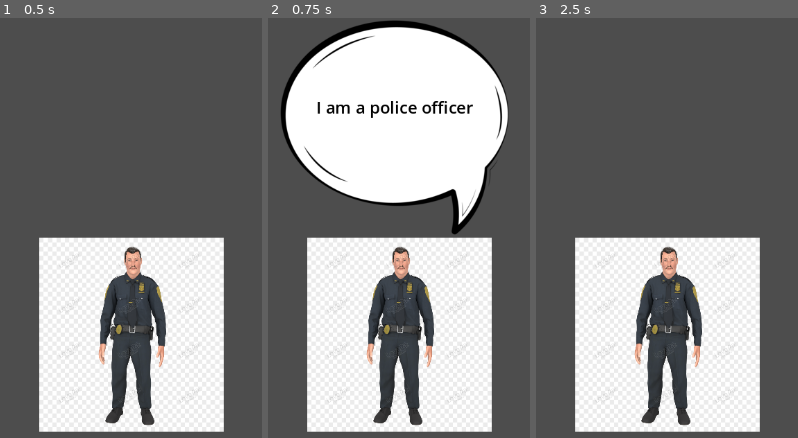
Above: before the commit, frames 1-3 (left to right).
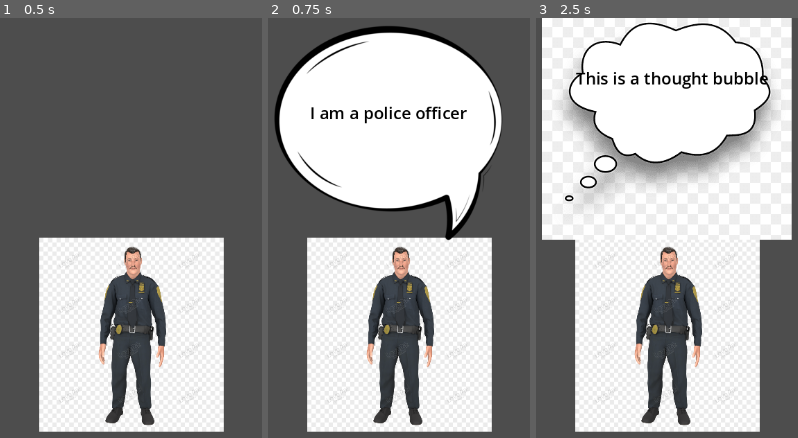
Above: after the commit, the same moments.

Repository: Nauviax/noirgame
Game: Godot game, scene res://Level/HarukaTest/HarukaTestLevel.tscn
The game is run twice, just before and just after one commit, with the same random seed, the same clock (stepped at 60 frames per second) and the same inputs.
Inputs (mouse positions are in pixels of both pictures, inside the frame that each line leads up to):
- Up to frame 1 (0.5 s): no input
- Up to frame 2 (0.75 s): tap Enter at 0.5 s; move the mouse to (399, 333) at 0.52 s; click (399, 333) at 0.67 s
- Up to frame 3 (2.5 s): tap Space at 1.25 s; move the mouse to (outside the picture) at 1.27 s; click (outside the picture) at 1.42 s; tap Enter at 2 s; move the mouse to (756, 144) at 2.02 s; click (756, 144) at 2.17 s

Frame 1 is identical in both runs. In frame 2, 7.8% of the frame differs, in the area x 2-92%, y 0-54%; in frame 3, 50%, in the area x 2-98%, y 0-53%.

Commit message:
feat: thought bubble periodically showing and dismiss on speech bubble showing

Diff:
--- a/Character/Police/police_character.tscn
+++ b/Character/Police/police_character.tscn
@@ -24,6 +24,12 @@
 scale = Vector2(0.30893, 0.324507)
 sprite_frames = SubResource("SpriteFrames_pl3jf")
 
+[node name="SpeechBubble" parent="." index="1"]
+offset_left = -9.0
+offset_top = 8.0
+offset_right = 31.0
+offset_bottom = 48.0
+
 [node name="TextureRect" parent="SpeechBubble" index="0"]
 offset_left = -186.0
 offset_top = -483.0
@@ -38,6 +44,24 @@
 text = "I am a police officer
 "
 
+[node name="ThoughtBubble" parent="." index="2"]
+offset_left = -23.0
+offset_top = 11.0
+offset_right = 17.0
+offset_bottom = 51.0
+
+[node name="TextureRect" parent="ThoughtBubble" index="0"]
+offset_left = -157.0
+offset_top = -471.0
+offset_right = 203.0
+offset_bottom = -149.0
+
+[node name="Label" parent="ThoughtBubble" index="1"]
+offset_left = -108.0
+offset_top = -399.0
+offset_right = 170.0
+offset_bottom = -318.0
+
 [node name="CollisionShape2D" parent="ClickArea" index="0"]
 position = Vector2(2, -1)
 shape = SubResource("RectangleShape2D_2k2wy")
--- a/Character/base_character.gd
+++ b/Character/base_character.gd
@@ -1,6 +1,8 @@
 extends Node2D
 
 @onready var speech_bubble = $SpeechBubble
+@onready var thought_bubble = $ThoughtBubble
+@onready var thought_bubble_timer = $ThoughtBubbleTimer
 @onready var click_area = $ClickArea
 
 # Called when the node enters the scene tree for the first time.
@@ -10,9 +12,15 @@
 
 func _on_click_area_input_event(viewport: Node, event: InputEvent, shape_idx: int) -> void:
 	if !speech_bubble.visible and event is InputEventMouseButton and event.button_index == MOUSE_BUTTON_LEFT and event.pressed:
-		print("make it visible")
+		thought_bubble.visible = false
+		thought_bubble_timer.stop()
 		speech_bubble.visible = true
 
 
 func _on_click_area_mouse_exited() -> void:
 	speech_bubble.visible = false
+	thought_bubble_timer.start()
+
+
+func _on_thought_bubble_timer_timeout() -> void:
+	thought_bubble.visible =  !thought_bubble.visible
--- a/Character/base_character.tscn
+++ b/Character/base_character.tscn
@@ -1,7 +1,8 @@
-[gd_scene load_steps=3 format=3 uid="uid://casoypfdm7e3l"]
+[gd_scene load_steps=4 format=3 uid="uid://casoypfdm7e3l"]
 
 [ext_resource type="Script" path="res://Character/base_character.gd" id="1_no52m"]
 [ext_resource type="Texture2D" uid="uid://g23fwqk88i80" path="res://Assets/Textures/Temp/speech-bubble.png" id="2_6pv1x"]
+[ext_resource type="Texture2D" uid="uid://dt4rbo1ecejil" path="res://Assets/Textures/Temp/thought-bubble.png" id="3_jj7nm"]
 
 [node name="BaseCharacter" type="Node2D"]
 script = ExtResource("1_no52m")
@@ -12,30 +13,63 @@
 visible = false
 layout_mode = 3
 anchors_preset = 0
-offset_right = 40.0
-offset_bottom = 40.0
+offset_left = 272.0
+offset_top = 31.0
+offset_right = 312.0
+offset_bottom = 71.0
 
 [node name="TextureRect" type="TextureRect" parent="SpeechBubble"]
 layout_mode = 0
-offset_left = -194.0
-offset_top = -590.0
-offset_right = 166.0
-offset_bottom = -230.0
+offset_left = -438.0
+offset_top = -593.0
+offset_right = -78.0
+offset_bottom = -233.0
 texture = ExtResource("2_6pv1x")
 
 [node name="Label" type="Label" parent="SpeechBubble"]
 layout_mode = 0
-offset_left = -72.0
-offset_top = -445.0
-offset_right = 62.0
-offset_bottom = -411.0
+offset_left = -316.0
+offset_top = -448.0
+offset_right = -182.0
+offset_bottom = -414.0
 theme_override_colors/font_color = Color(0, 0, 0, 1)
 theme_override_font_sizes/font_size = 24
 text = "This is label"
+
+[node name="ThoughtBubble" type="Control" parent="."]
+visible = false
+layout_mode = 3
+anchors_preset = 0
+offset_left = -184.0
+offset_top = 7.0
+offset_right = -144.0
+offset_bottom = 47.0
+
+[node name="TextureRect" type="TextureRect" parent="ThoughtBubble"]
+layout_mode = 0
+offset_left = 15.0
+offset_top = -566.0
+offset_right = 375.0
+offset_bottom = -244.0
+texture = ExtResource("3_jj7nm")
+
+[node name="Label" type="Label" parent="ThoughtBubble"]
+layout_mode = 0
+offset_left = 64.0
+offset_top = -494.0
+offset_right = 342.0
+offset_bottom = -413.0
+theme_override_colors/font_color = Color(0, 0, 0, 1)
+theme_override_font_sizes/font_size = 24
+text = "This is a thought bubble"
 
 [node name="ClickArea" type="Area2D" parent="."]
 
 [node name="CollisionShape2D" type="CollisionShape2D" parent="ClickArea"]
 
+[node name="ThoughtBubbleTimer" type="Timer" parent="."]
+autostart = true
+
 [connection signal="input_event" from="ClickArea" to="." method="_on_click_area_input_event"]
 [connection signal="mouse_exited" from="ClickArea" to="." method="_on_click_area_mouse_exited"]
+[connection signal="timeout" from="ThoughtBubbleTimer" to="." method="_on_thought_bubble_timer_timeout"]
Binary file added: Assets/Textures/Temp/thought-bubble.png
Not shown, added: Assets/Textures/Temp/thought-bubble.png.import
